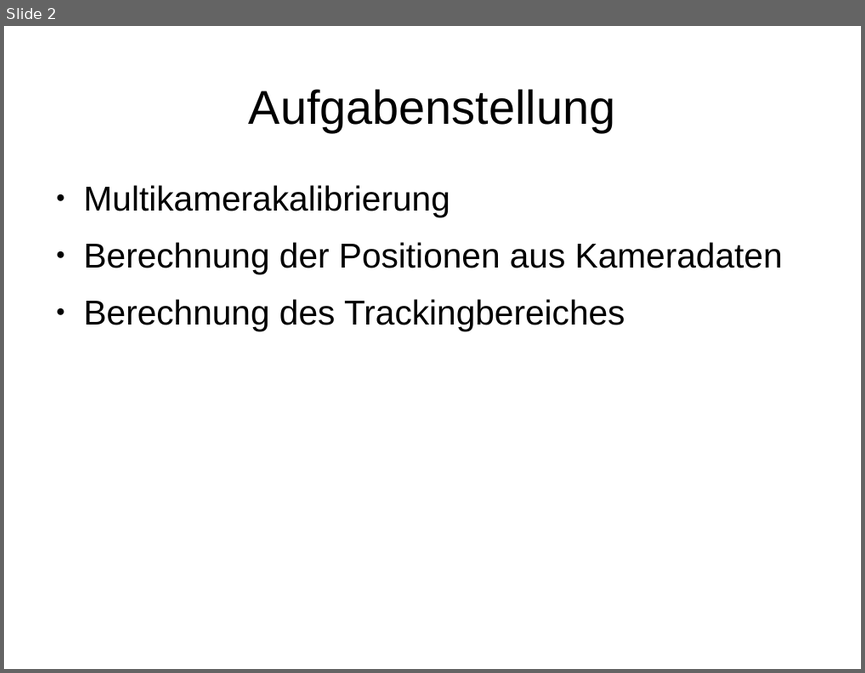
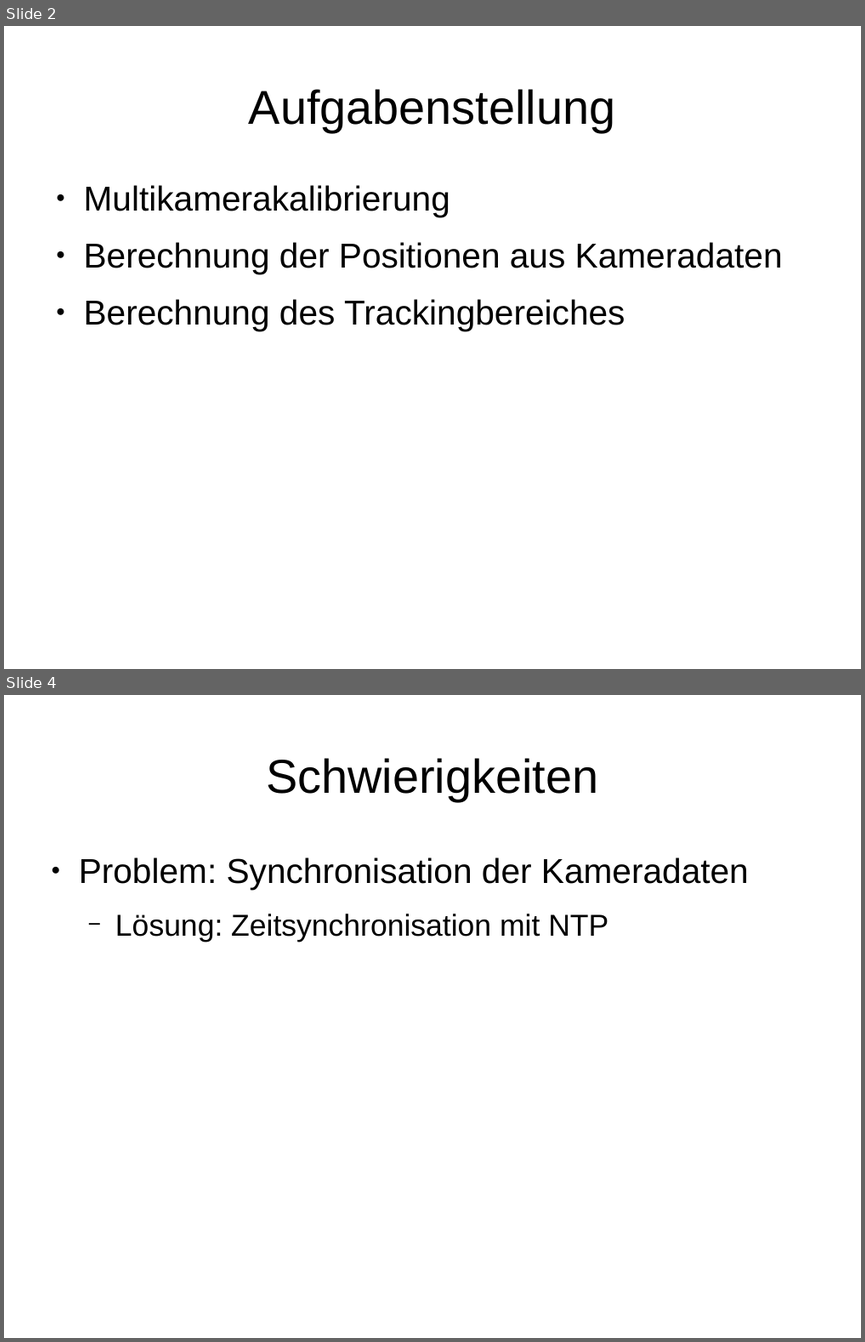
Before and after one commit to KITrokopter/Presentation, a slide deck: Folien Positionmodul PSE.odp. Shown one above the other, each under a label of ours: slide 2 before the commit, slides 2 and 4 after it; the slides between them are not shown. The pictures are 865x673 and 865x1342 pixels, drawn with LibreOffice and Linux fonts; fonts in the diff are those of the drawing. Boxes give left, top, right and bottom in pixels: in the first picture for what was removed or moved away, otherwise in the second. Text is boxed around its words. In the diff, an @@ line names an element or a change of style, - is before the commit and + after.

```diff
--- a/Folien Positionmodul PSE.odp
+++ b/Folien Positionmodul PSE.odp
@@ slide 4 added at <box>4,695,861,1338</box>, background #FFFFFF @@
@@ title added at <box>266,758,598,801</box>, 44 pt, text #000000 @@
+Schwierigkeiten
@@ text added at <box>79,857,749,941</box>, 32 pt, text #000000 @@
+● Problem: Synchronisation der Kameradaten
+  − Lösung: Zeitsynchronisation mit NTP
```
Also in this commit, not shown: 1 slide changed, 1 other slide added, 1 slide removed.
